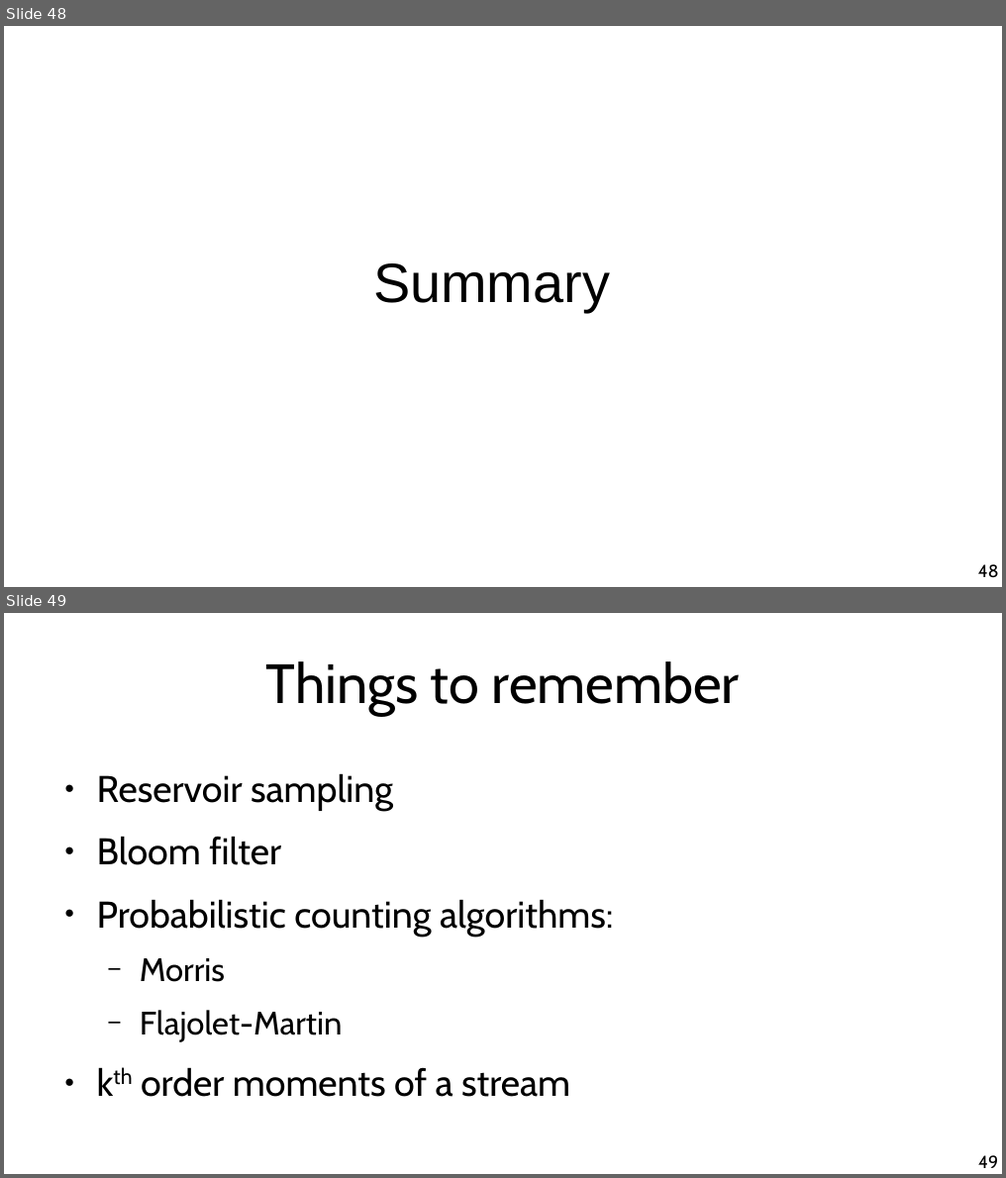
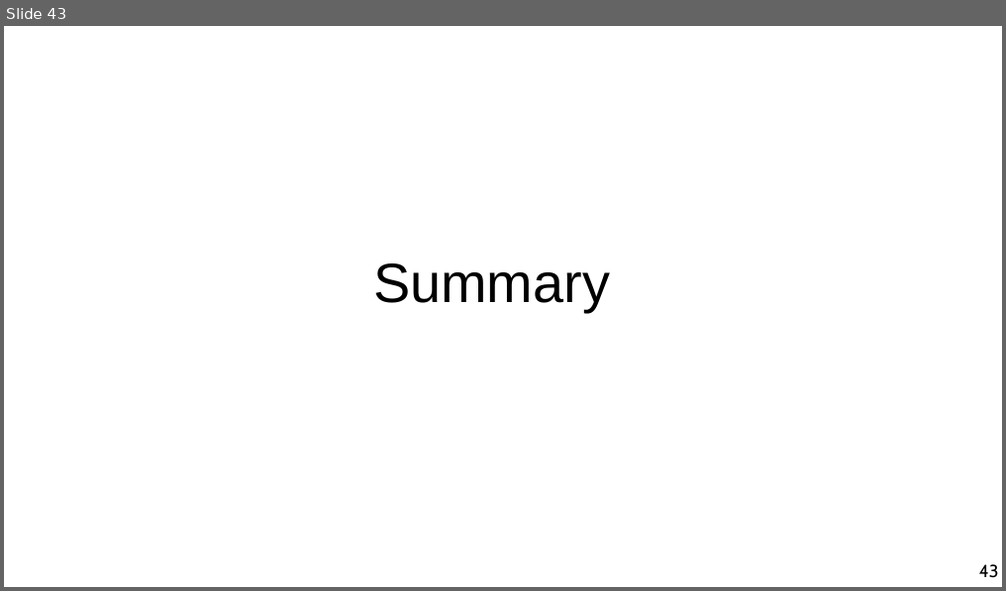
Before and after one commit to chatox/data-mining-course, a slide deck: theory/tt11_time_series.odp. Shown one above the other, each under a label of ours: slides 48 and 49 before the commit, slide 43 after it. The pictures are 1006x1178 and 1006x591 pixels, drawn with LibreOffice and Linux fonts; fonts in the diff are those of the drawing. Boxes give left, top, right and bottom in pixels: in the first picture for what was removed or moved away, otherwise in the second. Text is boxed around its words. In the diff, an @@ line names an element or a change of style, - is before the commit and + after.

```diff
--- a/theory/tt11_time_series.odp
+++ b/theory/tt11_time_series.odp
@@ slide 49 removed at (4,613,1002,1174), background #FFFFFF @@
@@ title removed at (266,662,740,716) @@
-Things to remember
@@ text removed at (97,773,614,1097) @@
-● Reservoir sampling
-● Bloom filter
-● Probabilistic counting algorithms:
-  − Morris
-  − Flajolet-Martin
-● kth order moments of a stream
@@ page number removed at (978,1156,998,1168) @@
-49
@@ what was slide 48 is now slide 43 @@
@@ page number at (979,565,999,578): text changed @@
-48
+43
```
Also in this commit, not shown: 7 slides changed, 2 slides added, 6 other slides removed.
